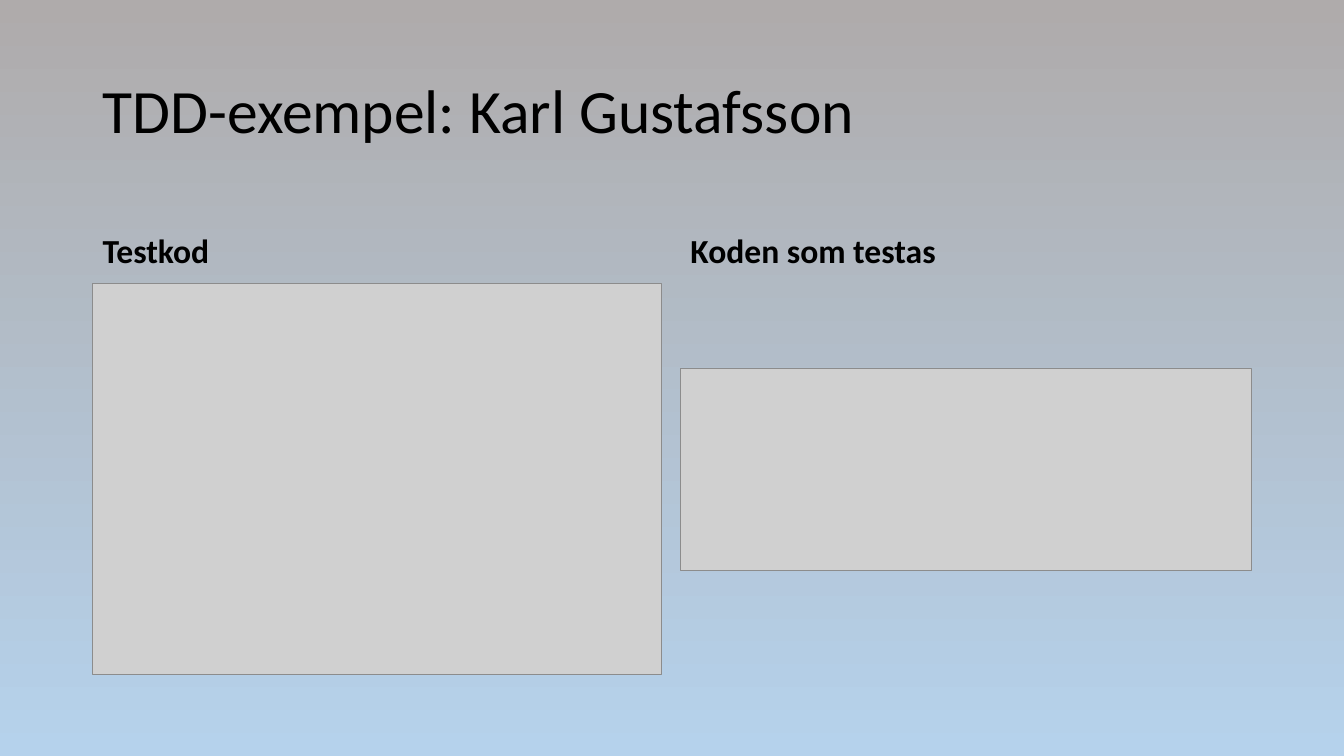
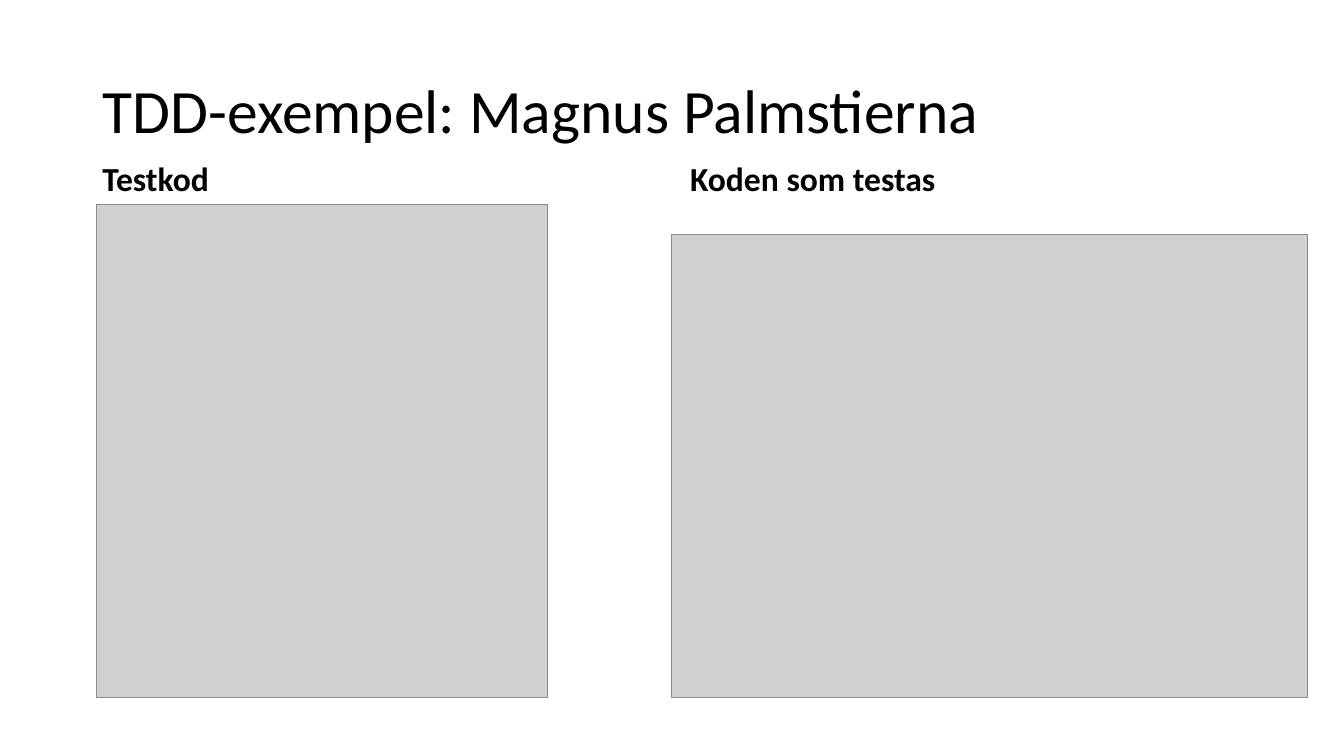
Before and after one commit to knopp10000/Inte_Roligt, a slide deck: slide 5 of slutredovisning.pptx. Drawn at 1344x756 pixels with LibreOffice and Linux fonts; fonts in the diff are those of the drawing; grey boxes stand for pictures. Boxes give left, top, right and bottom in pixels: in the first picture for what was removed or moved away, otherwise in the second. Text is boxed around its words. In the diff, an @@ line names an element or a change of style, - is before the commit and + after.

```diff
--- a/slutredovisning.pptx
+++ b/slutredovisning.pptx
@@ background gradient #AFABAB to #B5D2EC to #CEE1F2 to #FFFFFF @@
@@ text "Testkod": place and size @@
-text "Testkod" at box(103, 239, 210, 264)
+text "Testkod" at box(102, 167, 209, 192)
@@ title at box(103, 90, 978, 144): text changed @@
-TDD-exempel: Karl Gustafsson
+TDD-exempel: Magnus Palmstierna
@@ text "Koden som testas": place and size @@
-text "Koden som testas" at box(690, 239, 935, 264)
+text "Koden som testas" at box(690, 167, 935, 192)
@@ picture: place and size @@
-picture at box(93, 283, 661, 675)
+picture at box(97, 205, 547, 699)
@@ picture: place and size @@
-picture at box(681, 368, 1252, 571)
+picture at box(673, 235, 1308, 699)
```
Also in this commit, not shown: 1 other slide changed, 5 slides added.
